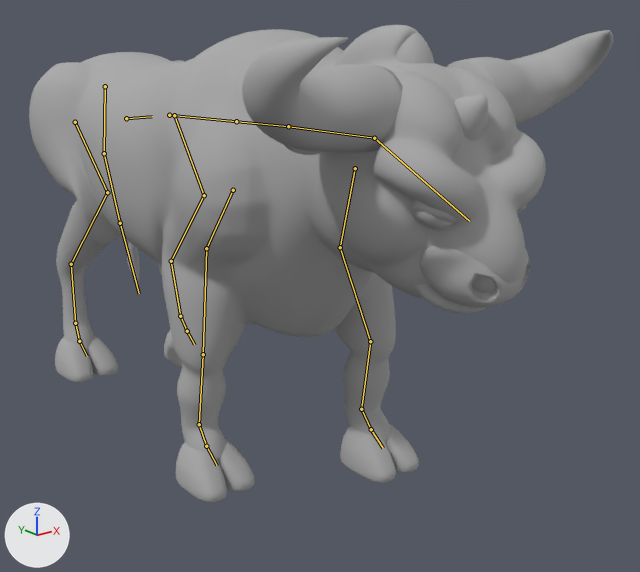
A saved change to the glTF model godot/bull.glb.
Before and after are seen from a camera (50 mm lens) standing at (-3.38, -7.12, 3.13) and looking at (0.44, -2.35, 1.22). Every picture has the same lights, and +X, +Y and +Z are marked at lower left. The first picture is the older version. Both versions are drawn at frame 59 of the action 'Walk'; the numbers are the values there. The bones that bend it are drawn over the model as lines.

In view in the first picture: 'Bull clay'.
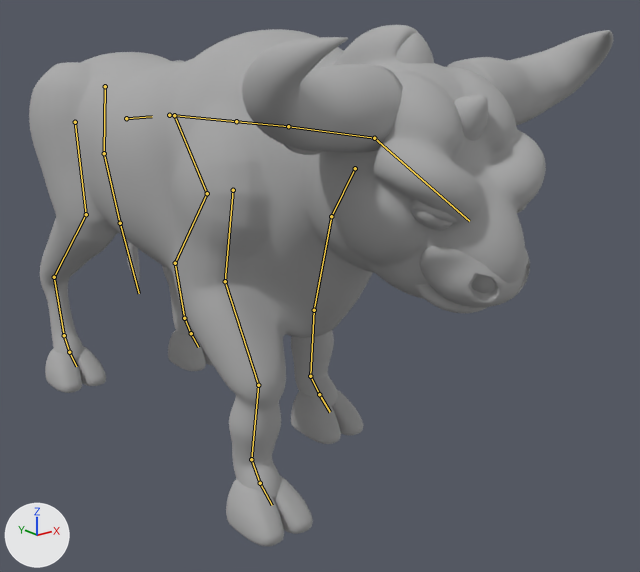
Changed parts and their boxes [x1, y1, x2, y2] in the pictures (640 x 572 px):
'Bull clay', posed (9% taller)
    before: [29, 25, 613, 503]
    after: [29, 25, 613, 546]
bone 'Upper.Fore.L', root to tip
    before: (355, 168) to (340, 247)
    after: (355, 168) to (331, 216)
bone 'Lower.Fore.L', root to tip
    before: (340, 247) to (370, 341)
    after: (331, 216) to (314, 310)
bone 'Cannon.Fore.L', root to tip
    before: (370, 341) to (361, 409)
    after: (314, 310) to (310, 376)
bone 'Foot.Fore.L', root to tip
    before: (371, 429) to (383, 448)
    after: (319, 394) to (330, 412)
bone 'Upper.Fore.R', root to tip
    before: (233, 190) to (206, 248)
    after: (233, 190) to (225, 281)
bone 'Lower.Fore.R', root to tip
    before: (206, 248) to (203, 354)
    after: (225, 281) to (258, 385)
bone 'Cannon.Fore.R', root to tip
    before: (203, 354) to (199, 424)
    after: (258, 385) to (251, 459)
bone 'Upper.Hind.L', root to tip
    before: (174, 115) to (204, 195)
    after: (174, 115) to (207, 193)
bone 'Lower.Hind.L', root to tip
    before: (204, 195) to (171, 261)
    after: (207, 193) to (175, 263)
bone 'Cannon.Hind.L', root to tip
    before: (171, 261) to (180, 316)
    after: (175, 263) to (184, 318)
bone 'Upper.Hind.R', root to tip
    before: (75, 122) to (107, 192)
    after: (75, 122) to (86, 214)
bone 'Lower.Hind.R', root to tip
    before: (107, 192) to (71, 264)
    after: (86, 214) to (54, 277)
bone 'Cannon.Hind.R', root to tip
    before: (71, 264) to (75, 323)
    after: (54, 277) to (64, 335)
bone 'Foot.Hind.R', root to tip
    before: (79, 341) to (87, 356)
    after: (69, 352) to (76, 366)

The edits, one by one:
Bone 'Upper.Fore.L' (bone_upper_fore_l) turns from (-10, 1, 2) to (19, 3, -10) degrees about its own x, y and z.
Bone 'Lower.Fore.L' (bone_lower_fore_l) turns from (2, 0, 4) to (2, -5, 25) degrees about its own x, y and z.
Bone 'Cannon.Fore.L' (bone_cannon_fore_l) turns from (9, -3, -4) to (-27, -12, -11) degrees about its own x, y and z.
Bone 'Foot.Fore.L' (bone_foot_fore_l) turns from (0, 0, 0) to (6, 0, 0) degrees about its own x, y and z.
Bone 'Upper.Fore.R' (bone_upper_fore_r) turns from (16, 1, -3) to (-17, 1, 3) degrees about its own x, y and z.
Bone 'Lower.Fore.R' (bone_lower_fore_r) turns from (0, -2, 13) to (5, 0, 4) degrees about its own x, y and z.
Bone 'Cannon.Fore.R' (bone_cannon_fore_r) turns from (-16, -7, -7) to (13, -2, -4) degrees about its own x, y and z.
Bone 'Upper.Hind.L' (bone_upper_hind_l) turns from (-3, 2, -1) to (-7, 2, -1) degrees about its own x, y and z.
Bone 'Lower.Hind.L' (bone_lower_hind_l) turns from (6, 0, 2) to (7, 0, 3) degrees about its own x, y and z.
Bone 'Cannon.Hind.L' (bone_cannon_hind_l) turns from (-3, 1, -1) to (0, 2, -1) degrees about its own x, y and z.
Bone 'Upper.Hind.R' (bone_upper_hind_r) turns from (-24, 2, 1) to (11, 2, -1) degrees about its own x, y and z.
Bone 'Lower.Hind.R' (bone_lower_hind_r) turns from (29, 0, 2) to (-4, 0, 2) degrees about its own x, y and z.
Bone 'Cannon.Hind.R' (bone_cannon_hind_r) turns from (9, 2, -2) to (-7, 1, -1) degrees about its own x, y and z.
Bone 'Foot.Hind.R' (bone_foot_hind_r) turns from (-14, 0, 0) to (0, 0, 0) degrees about its own x, y and z.
